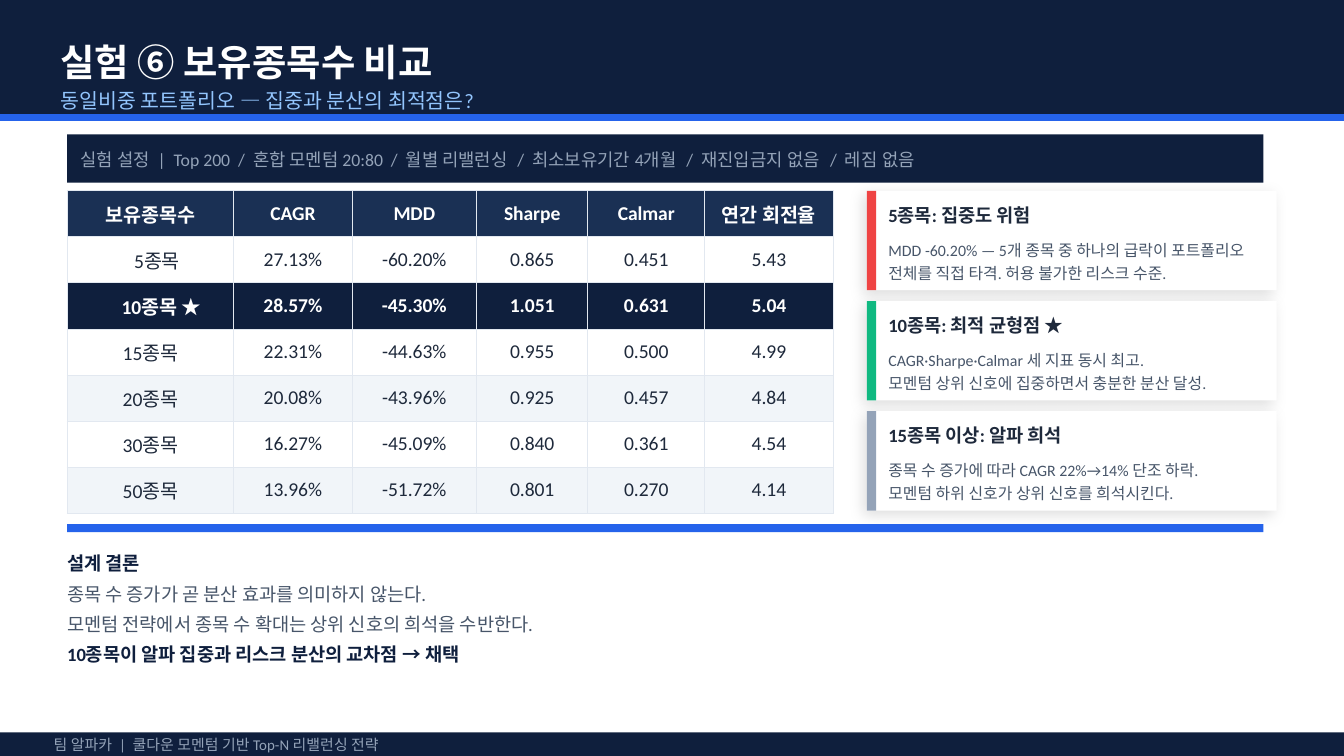
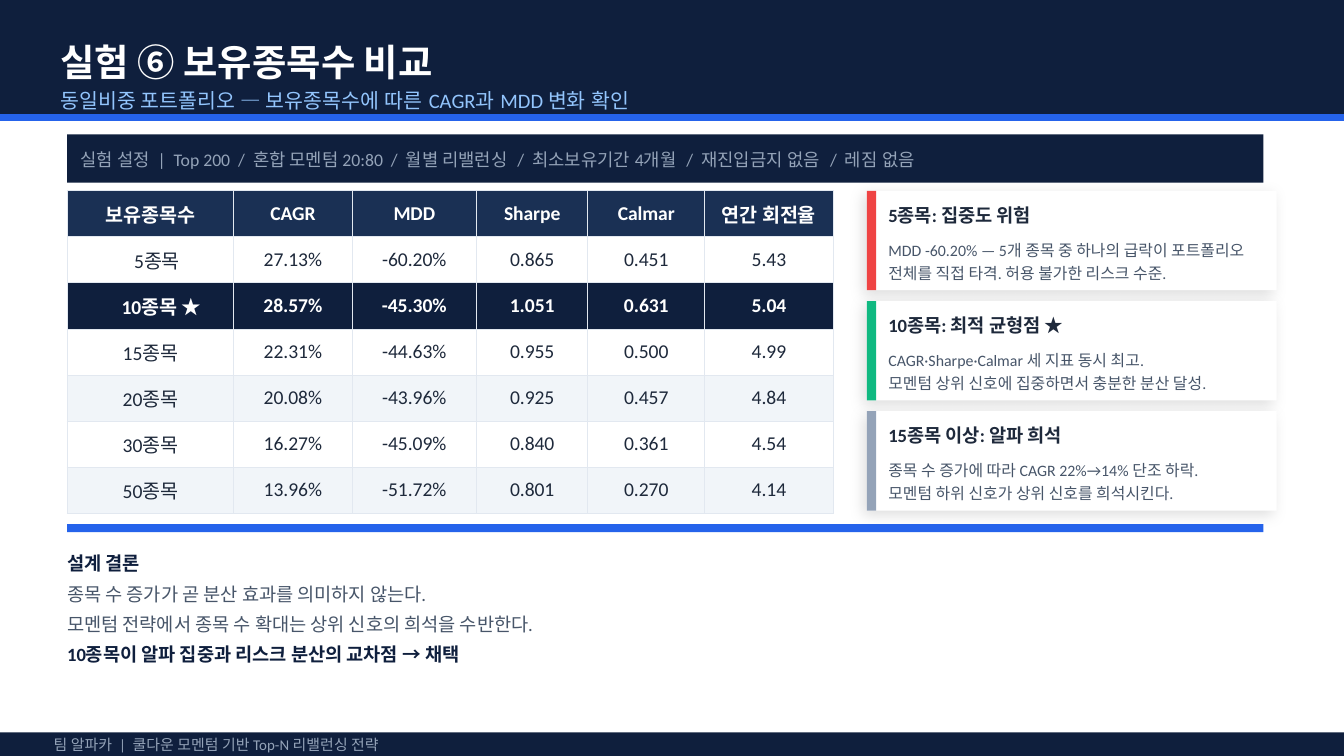
Before and after one commit to pdhman/KDT-AI-, a slide deck: slide 15 of 1조_결과보고서_알파카_쿨다운모멘텀전략.pptx. Drawn at 1344x756 pixels with LibreOffice and Linux fonts; fonts in the diff are those of the drawing. Boxes give left, top, right and bottom in pixels: in the first picture for what was removed or moved away, otherwise in the second. Text is boxed around its words. In the diff, an @@ line names an element or a change of style, - is before the commit and + after.

```diff
--- a/1조_결과보고서_알파카_쿨다운모멘텀전략.pptx
+++ b/1조_결과보고서_알파카_쿨다운모멘텀전략.pptx
@@ text at [60,91,630,110]: text changed @@
-동일비중 포트폴리오 — 집중과 분산의 최적점은?
+동일비중 포트폴리오 — 보유종목수에 따른 CAGR과 MDD 변화 확인
```
Also in this commit, not shown: 10 other slides changed, 2 other files.
